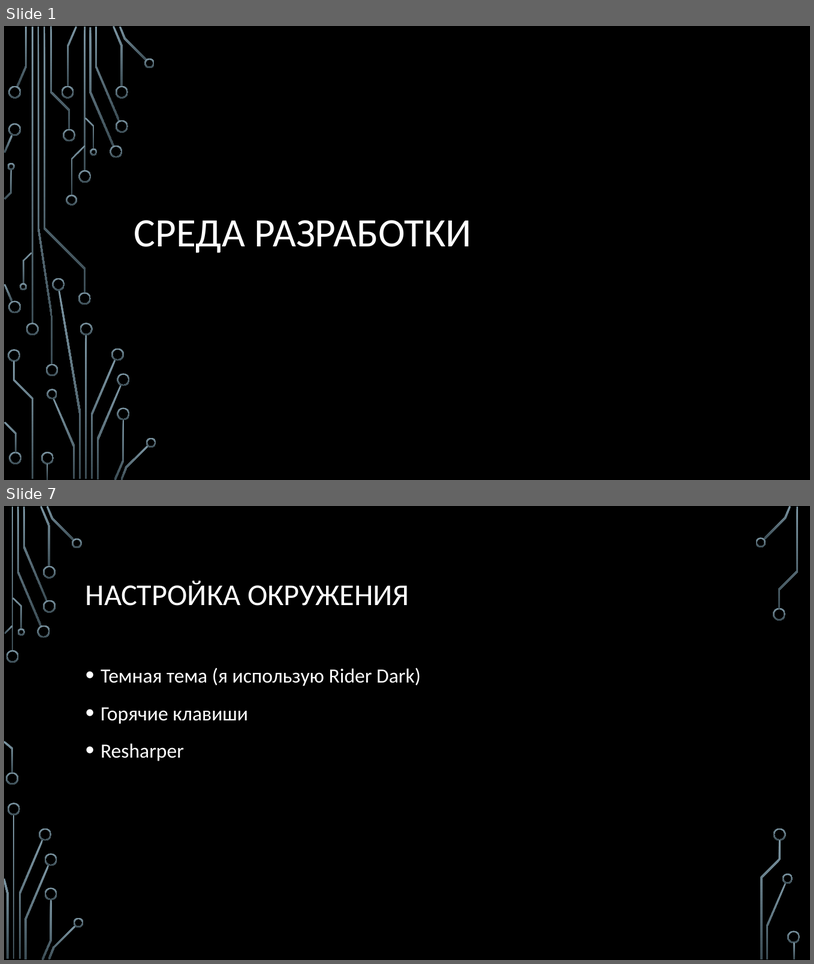
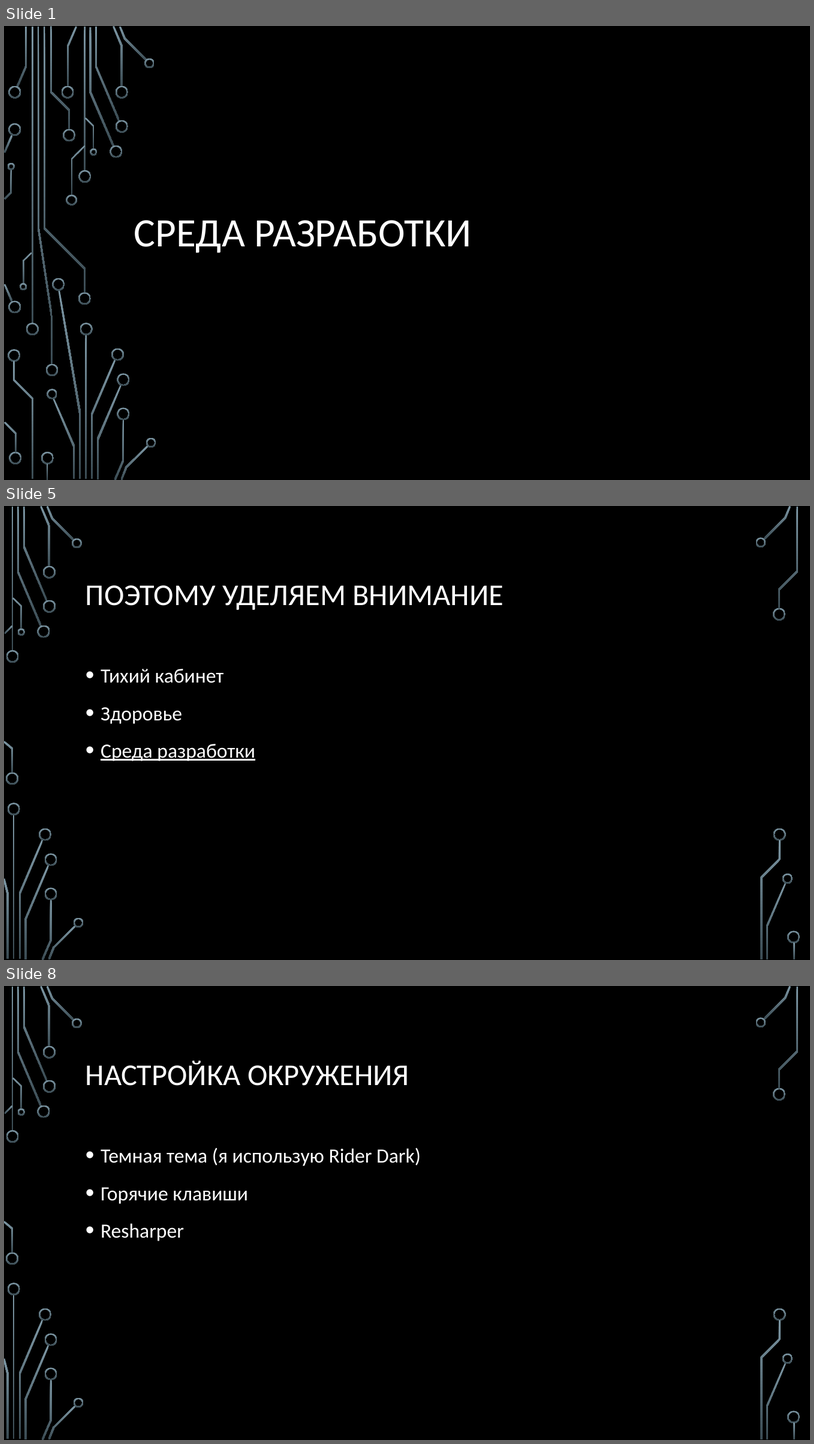
Before and after one commit to sergeyryskulov/Presentations, a slide deck: 9. Среда разработки/Среда разработки.pptx. Shown one above the other, each under a label of ours: slides 1 and 7 before the commit, slides 1, 5 and 8 after it; the slides between them are not shown. The pictures are 814x964 and 814x1444 pixels, drawn with LibreOffice and Linux fonts; fonts in the diff are those of the drawing; background and template pictures are left out. Boxes give left, top, right and bottom in pixels: in the first picture for what was removed or moved away, otherwise in the second. Text is boxed around its words. In the diff, an @@ line names an element or a change of style, - is before the commit and + after.

```diff
--- a/9. Среда разработки/Среда разработки.pptx
+++ b/9. Среда разработки/Среда разработки.pptx
@@ slide 5 added at [4, 506, 810, 960], background picture (left out); not listed: 36 template elements that a slide beside it also shows @@
@@ title added at [86, 585, 504, 610], 36 pt, text #FFFFFF @@
+ПОЭТОМУ УДЕЛЯЕМ ВНИМАНИЕ
@@ text added at [101, 669, 255, 761], 24 pt, text #FFFFFF @@
+• Тихий кабинет
+• Здоровье
+• Среда разработки
@@ what was slide 7 is now slide 8 @@
```
Also in this commit, not shown: 7 slides changed, 1 other file.
